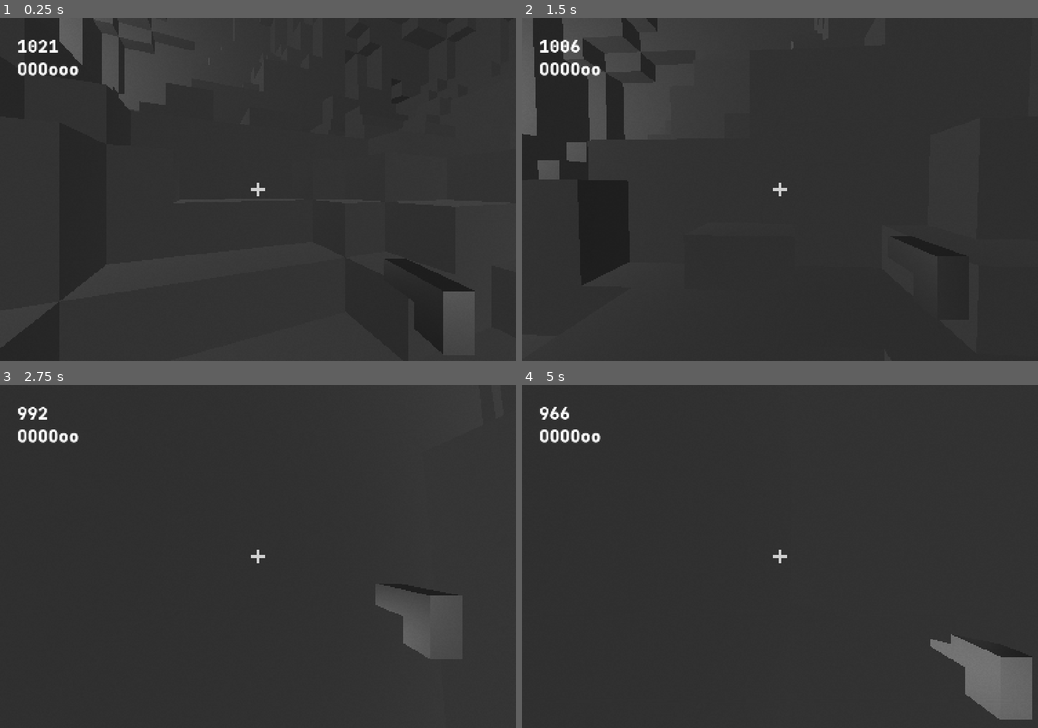
Above: before the commit, frames 1-4 (two rows, left to right).
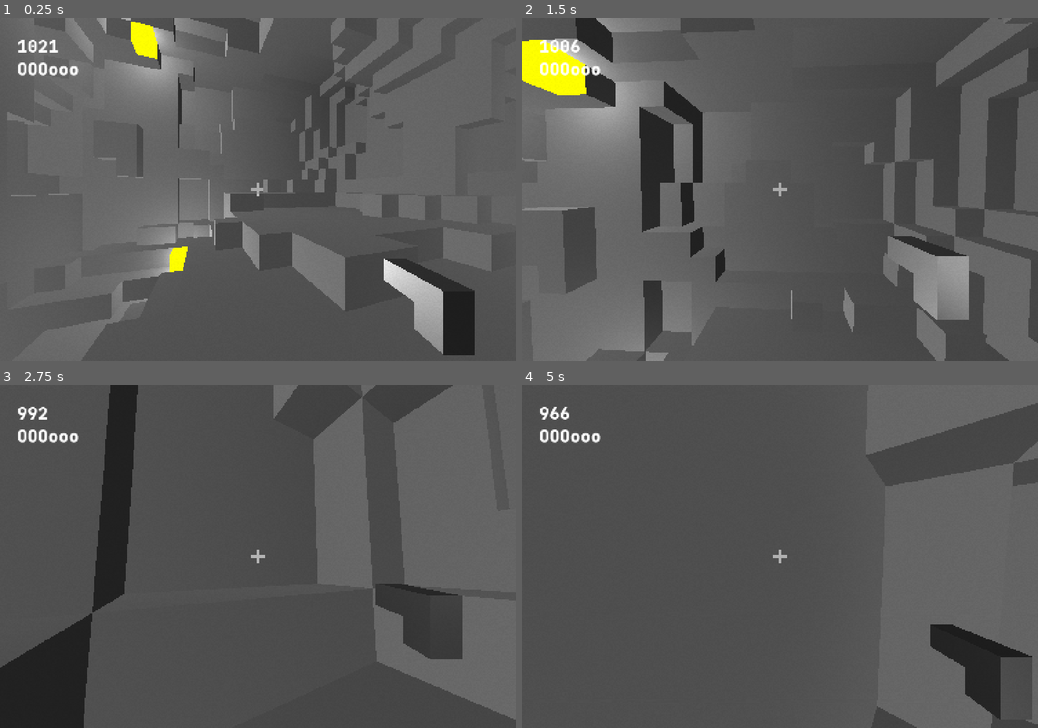
Above: after the commit, the same moments.

Repository: RoquefortCheese/AOU
Game: Godot game, scene res://main.tscn
Two runs of this game, one before a commit and one after it. Both use one fixed random seed, a clock stepped at 60 frames per second and the inputs below. The engine's default icon, where the game draws it, is replaced by a stand-in: a white triangle on a blue panel in a dark square.
Inputs (mouse positions are in pixels of both pictures, inside the frame that each line leads up to):
- Up to frame 1 (0.25 s): no input
- Up to frame 2 (1.5 s): tap Enter at 0.5 s; move the mouse to (805, 189) at 0.52 s; hold Up (forward) from 0.53 s (still down); click (805, 189) at 0.6 s; tap Space (jump) at 0.77 s; move the mouse to (754, 189) at 1.27 s; right-click (754, 189) at 1.35 s
- Up to frame 3 (2.75 s): keep holding Up (forward); tap Space (jump) at 1.52 s; move the mouse to (268, 549) at 2.02 s; tap Alt at 2.1 s
- Up to frame 4 (5 s): move the mouse to (774, 563) at 2.77 s; tap Shift at 2.85 s; tap Space (jump) at 3.02, 3.77, 4.52 s; move the mouse to (816, 559) at 3.52 s; click (816, 559) at 3.6 s; tap Escape (esc) at 4.15 s; move the mouse to (625, 505) at 4.27 s; release Up (forward) at 4.28 s; hold Left (left) from 4.28 s (still down); right-click (625, 505) at 4.35 s

The runs differ from the first frame. In frame 1, 86% of the frame differs, in the area x 0-100%, y 0-100%; in frame 2, 79%; in frame 3, 76%; in frame 4, 94%.

Commit message:
more misc fiddling and optimization

Diff:
--- a/chamber.gd
+++ b/chamber.gd
@@ -16,8 +16,7 @@
 var size: int
 var dice: RandomNumberGenerator
 var voxmap: Dictionary[Vector3, Global.Vox]
-var air: Array[Vector3]
-var approxsidelen: float
+var air: Dictionary[Vector3, bool]  # once again no sets {._.}
 var groundmap: Dictionary[Vector3, Vector3]
 var noise: FastNoiseLite
 var surfacetools: Dictionary[Global.Vox, SurfaceTool]
@@ -27,14 +26,21 @@
 var time: float
 var score: int
 
-func rescale(value: float, min: float, max: float):
-	return value * (max - min) / 2 + (max + min) / 2
+func rescale(value: float, minval: float, maxval: float):
+	return value * (maxval - minval) / 2 + (maxval + minval) / 2
 
 func dicechoose(array: Array):
 	return array[dice.randi_range(0, len(array) - 1)]
 
+func setvox(point: Vector3, voxtype: Global.Vox):
+	voxmap[point] = voxtype
+	if voxtype == Global.Vox.AIR and point not in air:
+		air[point] = true
+	if voxtype != Global.Vox.AIR and point in air:
+		air.erase(point)
+
 func randomair():
-	return dicechoose(air)
+	return dicechoose(air.keys())
 
 func spawnpoint():
 	while true:
@@ -46,15 +52,8 @@
 		if distanced:
 			return point
 
-func genair():
-	air = []
-	for x in size:
-		for y in size:
-			for z in size:
-				var point = Vector3(x, y, z)
-				if voxmap[point] == Global.Vox.AIR:
-					air.append(point)
-	approxsidelen = len(air) ** (1 / 3.)
+func approxsidelen():
+	return len(air) ** (1 / 3.)
 
 func create(dice: RandomNumberGenerator):
 	print("starting!")
@@ -73,7 +72,7 @@
 	print("done!")
 
 func terragen():
-	size = floor(2 ** dice.randf_range(6.5, 7.5))
+	size = floor(2 ** dice.randf_range(6, 6)) ###
 	noise = FastNoiseLite.new()
 	noise.seed = dice.randi()
 	noise.noise_type = FastNoiseLite.TYPE_SIMPLEX
@@ -86,10 +85,10 @@
 				var spheubedist = 0
 				for axis in 3:
 					spheubedist += ((point[axis] + 0.5) * 2 / size - 1) ** 4
-				if (min(x, y, z) == 0 or max(x, y, z) == size - 1) or rescale(noise.get_noise_3d(x + 0.5, y + 0.5, z + 0.5), 0, 1) < spheubedist * 0.5 + 0.5:
-					voxmap[point] = Global.Vox.STONE
+				if rescale(noise.get_noise_3d(x + 0.5, y + 0.5, z + 0.5), 0, 1) < spheubedist * 0.5 + 0.5 or (min(x, y, z) == 0 or max(x, y, z) == size - 1):
+					setvox(point, Global.Vox.STONE)
 				else:
-					voxmap[point] = Global.Vox.AIR
+					setvox(point, Global.Vox.AIR)
 	for x in size:
 		for z in size:
 			var streak = 0
@@ -100,9 +99,8 @@
 				else:
 					if streak < 3:
 						for yy in range(y - streak, y):
-							voxmap[Vector3(x, yy, z)] = Global.Vox.STONE
+							setvox(Vector3(x, yy, z), Global.Vox.STONE)
 					streak = 0
-	genair()
 	if len(air) == 0:
 		terragen()
 		return
@@ -125,8 +123,7 @@
 		if point not in flood:
 			filling.append(point)
 	for point in filling:
-		voxmap[point] = Global.Vox.STONE
-	genair()
+		setvox(point, Global.Vox.STONE)
 	if len(air) < size ** 3 * 2 ** -4.:
 		print("regenerating...")
 		terragen()
@@ -161,30 +158,46 @@
 	add_child(door)
 
 func placelights():
-	var volumefactor = approxsidelen
-	var lighting = {}
+	var volumefactor = approxsidelen()
+	var nooks = []
 	for point in air:
-		lighting[point] = 0
-	for i in 24:
+		var isnook = true
+		for axis in 3:
+			var hidden = false
+			for dir in Global.pm:
+				var disp = Vector3.ZERO
+				disp[axis] += dir
+				if voxmap[point + disp] != Global.Vox.AIR:
+					hidden = true
+			if not hidden:
+				isnook = false
+		if isnook:
+			nooks.append(point)
+	var bestlighting = -INF
+	var besttry
+	for attempt in 32:
+		var lights = []
+		for i in 24:
+			var point
+			while true:
+				point = dicechoose(nooks)
+				if point not in lights:
+					break
+			lights.append(point)
+		var lighting = 0
+		for first in len(lights) - 1:
+			for second in range(first + 1, len(lights)):
+				lighting += Global.dist(lights[first], lights[second])
+		if lighting > bestlighting:
+			bestlighting = lighting
+			besttry = lights
+	for point in besttry:
 		var light = OmniLight3D.new()
 		light.omni_range = volumefactor * 2 ** dice.randf_range(-1, 1)
 		light.light_energy = 4
-		var bestpoints = []
-		var leastlight = INF
-		for point in air:
-			var brightness = lighting[point]
-			if brightness < leastlight:
-				leastlight = brightness
-				bestpoints.clear()
-			if brightness == leastlight:
-				bestpoints.append(point)
-		var lightpos = dicechoose(bestpoints)
-		light.position = lightpos + Vector3.ONE / 2.
-		for point in lighting:
-			lighting[point] += 1 / Global.dist(lightpos, point)
+		light.position = point + Vector3.ONE / 2.
 		add_child(light)
-		voxmap[lightpos] = Global.Vox.LIGHT
-	genair()
+		setvox(point, Global.Vox.LIGHT)
 
 func createmeshes():
 	for voxtype in Global.Vox.values():
@@ -240,6 +253,6 @@
 	return str(score)
 
 func updatecompass():
-	var prox = 1 - min(1, Global.dist(Global.player.position, door.position) / (approxsidelen * sqrt(3)))
+	var prox = 1 - min(1, Global.dist(Global.player.position, door.position) / (approxsidelen() * sqrt(3)))
 	var strength = ceilf(prox * 6)
 	return "O".repeat(strength) + "o".repeat(6 - strength)
--- a/doorstone.gd
+++ b/doorstone.gd
@@ -1,16 +1,15 @@
 extends TerrainFeature
 class_name DoorStone
 
-static func cost():
-	return 5  ## five what? apples? bananas?
+static var cost = 5  ## five what? apples? bananas?
 
 static func generate():
 	var cham = Global.chamber
-	for x in cham.size:
-		for y in cham.size:
-			for z in cham.size:
+	var doorpos = cham.door.position
+	var cuberadius = cham.approxsidelen() * sqrt(3) / 4
+	for x in range(doorpos.x - cuberadius, doorpos.x + cuberadius + 1):
+		for y in range(doorpos.y - cuberadius, doorpos.y + cuberadius + 1):
+			for z in range(doorpos.z - cuberadius, doorpos.z + cuberadius + 1):
 				var point = Vector3(x, y, z)
-				if cham.voxmap[point] == Global.Vox.STONE:
-					var reldist = Global.dist(point + Vector3.ONE / 2., cham.door.position) / (cham.approxsidelen * sqrt(3))
-					if cham.dice.randf() < (cos(min(reldist * 2, 1) * PI) ** (1 / 3.) + 1) / 2:
-						cham.voxmap[point] = Global.Vox.DOORSTONE
+				if point in cham.voxmap and cham.voxmap[point] == Global.Vox.STONE:
+					cham.setvox(point, Global.Vox.DOORSTONE)
--- a/global.gd
+++ b/global.gd
@@ -12,6 +12,8 @@
 var world: World
 var chamber: Chamber
 
+const pm = [-1, 1]
+
 func dist(point1: Vector3, point2: Vector3):
 	return (point2 - point1).length()
 
--- a/global.tscn
+++ b/global.tscn
@@ -2,6 +2,7 @@
 
 [ext_resource type="Script" uid="uid://ddoamclbqn0gj" path="res://global.gd" id="1_6q3x5"]
 [ext_resource type="PackedScene" uid="uid://cd55ua6sp41hp" path="res://pistol.tscn" id="2_qxp0b"]
+[ext_resource type="Script" uid="uid://4e2xsv6d738r" path="res://doorstone.gd" id="3_2wtbm"]
 
 [sub_resource type="StandardMaterial3D" id="StandardMaterial3D_qxp0b"]
 albedo_color = Color(0.3764706, 0.3764706, 0.3764706, 1)
@@ -11,8 +12,8 @@
 albedo_color = Color(1, 1, 0, 1)
 
 [sub_resource type="StandardMaterial3D" id="StandardMaterial3D_2wtbm"]
-albedo_color = Color(0.3764706, 0.3764706, 0.3764706, 1)
-metallic = 1.0
+albedo_color = Color(0.7529412, 0.7529412, 0.7529412, 1)
+metallic_specular = 0.0
 
 [node name="Global" type="Node" unique_id=1677589215]
 script = ExtResource("1_6q3x5")
@@ -24,3 +25,6 @@
 equipment = Dictionary[int, PackedScene]({
 0: ExtResource("2_qxp0b")
 })
+features = Dictionary[int, Script]({
+0: ExtResource("3_2wtbm")
+})
--- a/pistol.gd
+++ b/pistol.gd
@@ -6,12 +6,10 @@
 	material = $PistolModel.mesh.surface_get_material(0)
 
 func fire():
-	var hit = false
 	if ray.is_colliding():
 		var target = ray.get_collider()
 		if is_instance_of(target, Anomaly):
 			target.die(global_position)
-			hit = true
 
 func _process(delta: float):
 	var time = Global.time()
--- a/world.gd
+++ b/world.gd
@@ -20,6 +20,7 @@
 	dice.seed = Global.worldseed
 
 func loadchamber():
+	$AmbientLoadingShader.process_mode = Node.PROCESS_MODE_ALWAYS
 	$AmbientLoadingShader.visible = true
 	$AmbientLoadingShader.material.set_shader_parameter("displacement", randf())
 	if Global.chamber != null:
@@ -29,6 +30,7 @@
 	var chamber = chamberscene.instantiate()
 	chamber.create(dice)
 	add_child(chamber)
+	$AmbientLoadingShader.process_mode = Node.PROCESS_MODE_DISABLED
 	$AmbientLoadingShader.visible = false
 
 func enterdoor():
--- a/world.tscn
+++ b/world.tscn
@@ -16,7 +16,9 @@
 background_mode = 1
 background_energy_multiplier = 0.0
 sky = SubResource("Sky_tlwt5")
-ambient_light_energy = 0.0
+ambient_light_source = 2
+ambient_light_color = Color(1, 1, 1, 1)
+ambient_light_energy = 0.13
 reflected_light_source = 1
 
 [sub_resource type="ShaderMaterial" id="ShaderMaterial_tlwt5"]
